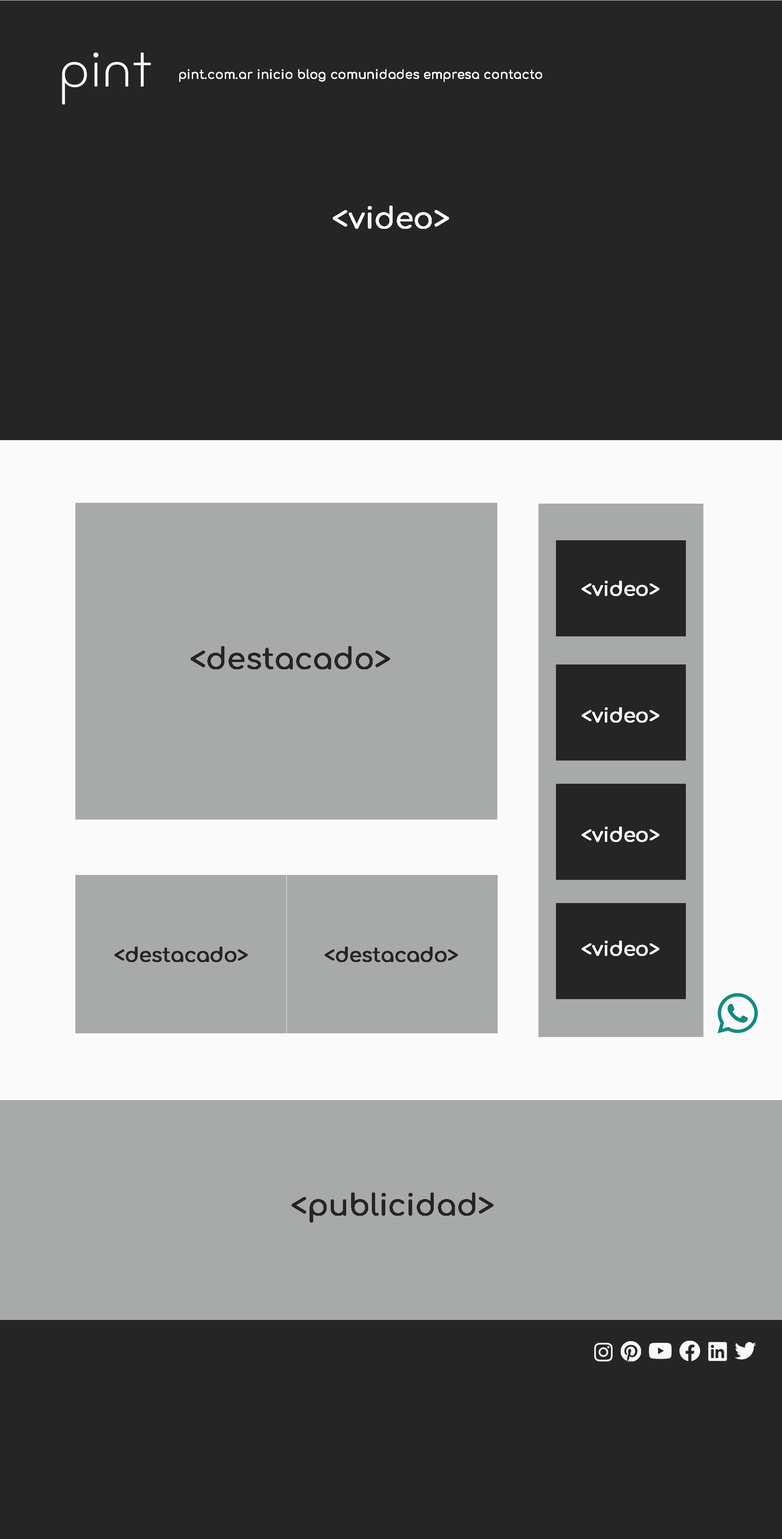
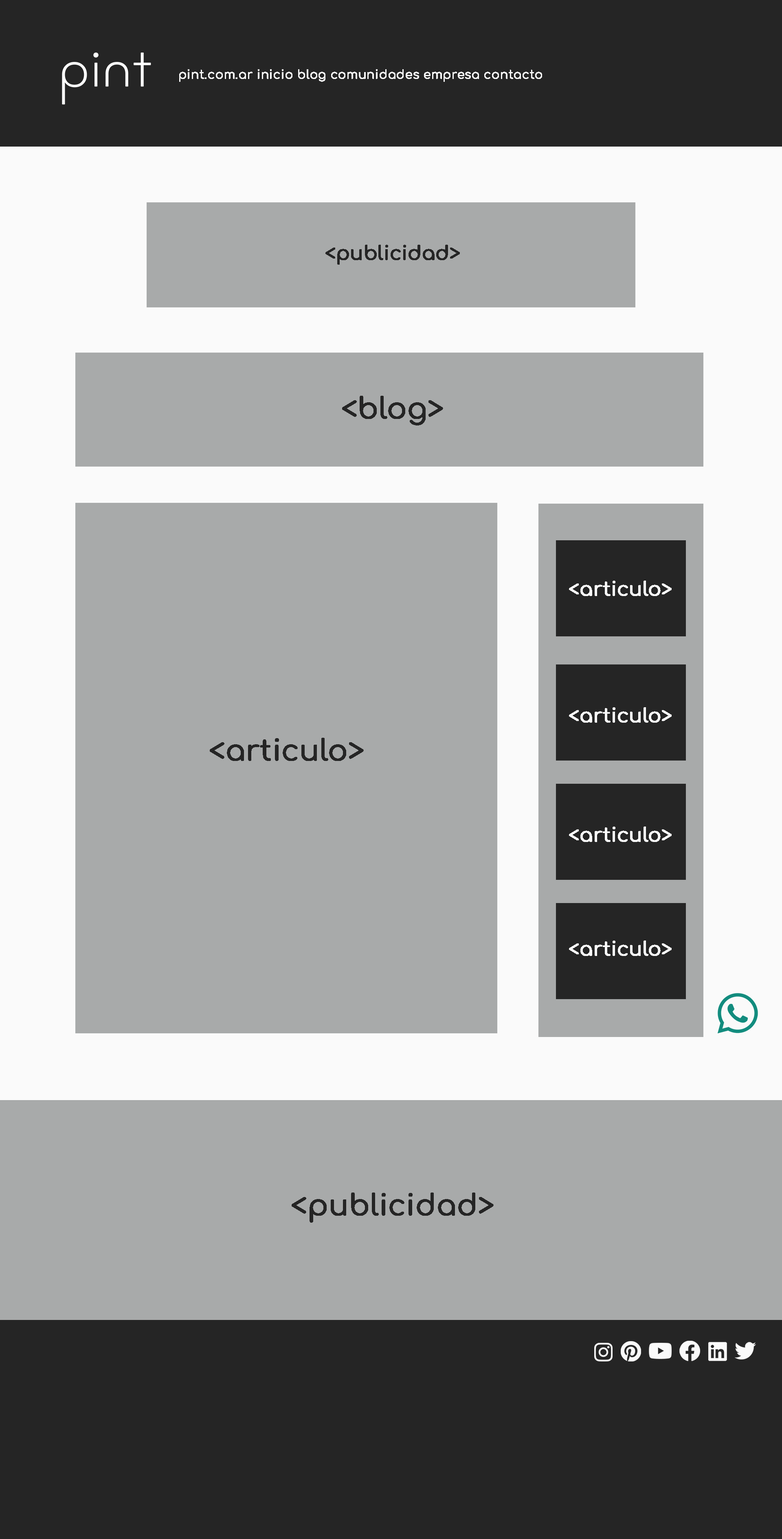
Layer changes from the first 782 x 1539 image to the second:
removed layer "<video>" (1st of 5, in "header-index") from group "header-index" over <box>332,205,450,229</box>
painted on "Rectángulo 1" over <box>0,0,782,441</box>
added layer "<publicidad>" (1st of 2, in "header-index") in group "header-index" over <box>325,244,460,265</box>
added layer "publicidad" in group "header-index" over <box>146,202,636,308</box>
added layer "<blog>" in group "main-index" over <box>342,395,444,426</box>
added layer "blog" (1st of 5, in "main-index") in group "main-index" over <box>75,352,704,467</box>
renamed "<destacado>" to "<articulo>", painted on it over <box>190,646,391,762</box>
renamed "destacado" to "articulo", painted on it over <box>75,646,498,1034</box>
removed layer "<destacado 2>" from group "main-index" over <box>114,946,248,963</box>
removed layer "comunidad 2" from group "main-index" over <box>114,946,248,963</box>
removed layer "<destacado 3>" from group "main-index" over <box>324,946,458,963</box>
removed layer "comunidad 3" from group "main-index" over <box>324,875,498,1034</box>
renamed "<video>" to "<articulo>", painted on it over <box>568,580,672,597</box>
renamed "<video>" to "<articulo>", painted on it over <box>568,707,672,723</box>
renamed "<video>" to "<articulo>", painted on it over <box>568,826,672,843</box>
renamed "<video>" to "<articulo>", painted on it over <box>568,940,672,957</box>
painted on "main-fondo" over <box>0,146,782,1034</box>
